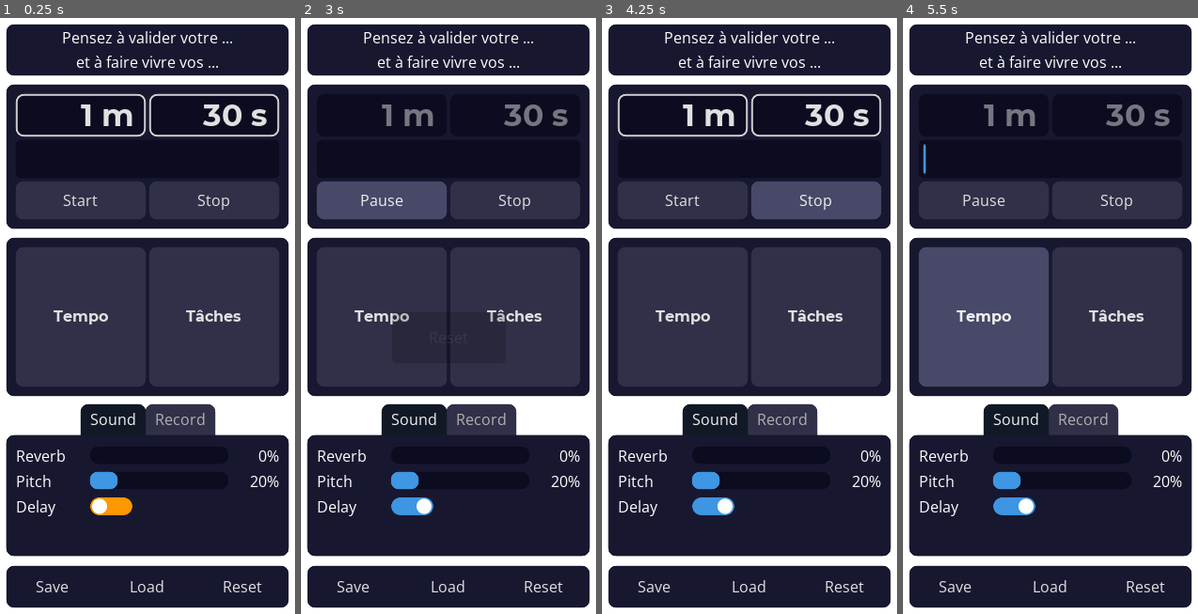
Above: before the commit, frames 1-4 (left to right).
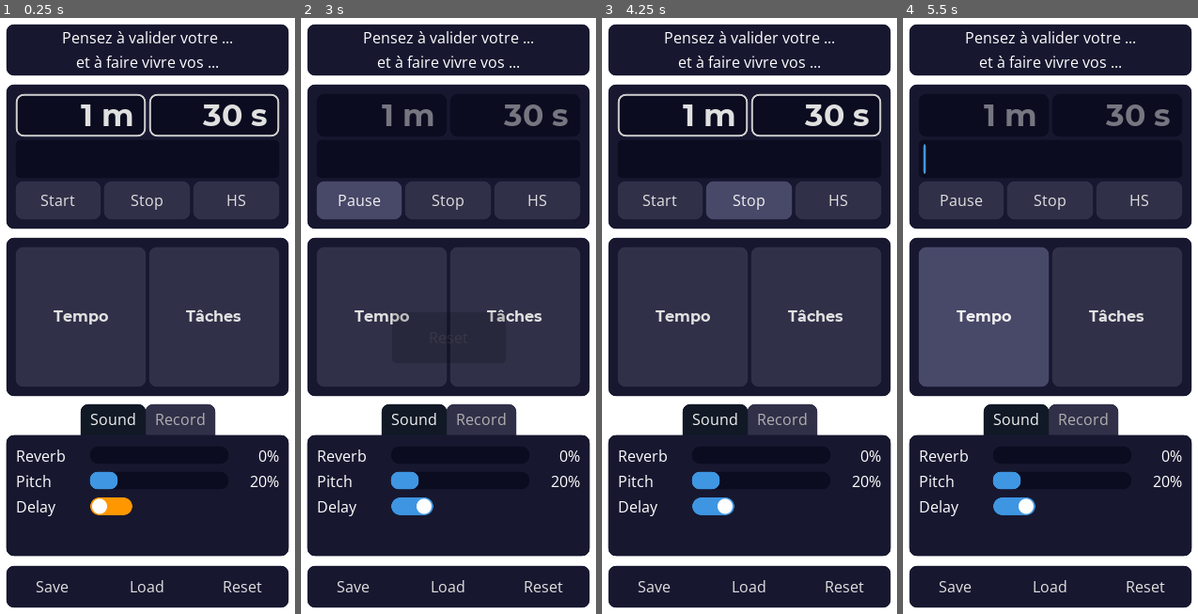
Above: after the commit, the same moments.

Repository: jferdelyi/TempoTaches
Game: Godot game, scene res://scenes/Main.tscn
The game is run twice, just before and just after one commit, with the same random seed, the same clock (stepped at 60 frames per second) and the same inputs. Sound files missing from this copy of the repository are replaced by a short silence.
Inputs (mouse positions are in pixels of both pictures, inside the frame that each line leads up to):
- Up to frame 1 (0.25 s): no input
- Up to frame 2 (3 s): click (537, 202) at 0.5 s, where only the run after the commit has a clickable "HS"; click "Reset" at 1.25 s; click (413, 506) at 2 s; click "Start" at 2.75 s
- Up to frame 3 (4.25 s): click "Stop" at 3.5 s
- Up to frame 4 (5.5 s): click "Start" at 4.25 s; click "Tempo" at 5 s

The runs differ from the first frame. In frame 1, 0.6% of the frame differs, in the area x 14-84%, y 27-34%; in frame 2, 1.4%; in frame 3, 3.1%, in the area x 14-95%, y 27-34%; in frame 4, 0.6%.

Commit message:
Add HS and clean a bit the chrono

Diff:
--- a/project.godot
+++ b/project.godot
@@ -33,6 +33,7 @@
 
 [audio]
 
+driver=""
 enable_audio_input=true
 
 [display]
@@ -80,6 +81,9 @@
 [rendering]
 
 quality/driver/driver_name="GLES2"
+vram_compression/import_s3tc=false
 vram_compression/import_etc=true
 vram_compression/import_etc2=false
+vram_compression/import_pvrtc=true
+gles2/compatibility/disable_half_float.iOS=false
 environment/default_environment="res://default_env.tres"
--- a/ressources/SaveLoad.gd
+++ b/ressources/SaveLoad.gd
@@ -26,6 +26,7 @@
 export var tempo_sound : AudioStream
 export var taches_sound : AudioStream
 export var temps_sound : AudioStream
+export var hs_sound : AudioStream
 
 
 # Save data (return error code)
--- a/scenes/Chrono.tscn
+++ b/scenes/Chrono.tscn
@@ -1,8 +1,9 @@
-[gd_scene load_steps=6 format=2]
+[gd_scene load_steps=7 format=2]
 
 [ext_resource path="res://assets/fonts/Montserrat-Bold.tres" type="DynamicFont" id=1]
 [ext_resource path="res://scripts/Chrono.gd" type="Script" id=2]
 [ext_resource path="res://assets/audio/PuDeTemps.wav" type="AudioStream" id=3]
+[ext_resource path="res://assets/audio/HS.wav" type="AudioStream" id=4]
 
 [sub_resource type="Theme" id=4]
 default_font = ExtResource( 1 )
@@ -74,22 +75,33 @@
 size_flags_vertical = 0
 
 [node name="StartPause" type="Button" parent="Container/Buttons"]
-margin_right = 148.0
+margin_right = 97.0
 margin_bottom = 40.0
 rect_min_size = Vector2( 0, 40 )
 size_flags_horizontal = 3
 text = "Start"
 
 [node name="Stop" type="Button" parent="Container/Buttons"]
-margin_left = 152.0
-margin_right = 300.0
+margin_left = 101.0
+margin_right = 198.0
 margin_bottom = 40.0
 rect_min_size = Vector2( 0, 40 )
 size_flags_horizontal = 3
 text = "Stop"
 
+[node name="HS" type="Button" parent="Container/Buttons"]
+margin_left = 202.0
+margin_right = 300.0
+margin_bottom = 40.0
+size_flags_horizontal = 3
+text = "HS"
+
 [node name="PuDeTemps" type="AudioStreamPlayer2D" parent="."]
 stream = ExtResource( 3 )
+bus = "Effects"
+
+[node name="HS" type="AudioStreamPlayer2D" parent="."]
+stream = ExtResource( 4 )
 bus = "Effects"
 
 [connection signal="time_out" from="." to="." method="_on_Chrono_time_out"]
@@ -97,4 +109,5 @@
 [connection signal="value_changed" from="Container/Time/Seconds" to="." method="_on_Seconds_value_changed"]
 [connection signal="pressed" from="Container/Buttons/StartPause" to="." method="_on_StartPause_pressed"]
 [connection signal="pressed" from="Container/Buttons/Stop" to="." method="_on_Stop_pressed"]
+[connection signal="pressed" from="Container/Buttons/HS" to="." method="_on_HS_pressed"]
 [connection signal="finished" from="PuDeTemps" to="." method="_on_PuDeTemps_finished"]
--- a/scenes/Main.tscn
+++ b/scenes/Main.tscn
@@ -13,6 +13,7 @@
 [ext_resource path="res://assets/audio/Taches.wav" type="AudioStream" id=11]
 [ext_resource path="res://assets/audio/Tempo.wav" type="AudioStream" id=12]
 [ext_resource path="res://assets/audio/PuDeTemps.wav" type="AudioStream" id=13]
+[ext_resource path="res://assets/audio/HS.wav" type="AudioStream" id=14]
 
 [sub_resource type="StyleBoxFlat" id=1]
 bg_color = Color( 1, 1, 1, 1 )
@@ -68,6 +69,8 @@
 margin_top = 33.0
 margin_right = 0.0
 margin_bottom = 0.0
+size_flags_horizontal = 3
+size_flags_vertical = 3
 
 [node name="RecordOptions" parent="Options" instance=ExtResource( 9 )]
 visible = false
@@ -78,15 +81,19 @@
 margin_top = 41.0
 margin_right = -4.0
 margin_bottom = -4.0
+size_flags_horizontal = 3
+size_flags_vertical = 3
 default_tempo_audio = ExtResource( 12 )
 default_taches_audio = ExtResource( 11 )
 default_temps_audio = ExtResource( 13 )
+default_hs_audio = ExtResource( 14 )
 
 [node name="Popup" parent="." instance=ExtResource( 7 )]
 
 [connection signal="load_pressed" from="SavePanel" to="." method="_on_SavePanel_load_pressed"]
 [connection signal="reset_pressed" from="SavePanel" to="." method="_on_SavePanel_reset_pressed"]
 [connection signal="save_pressed" from="SavePanel" to="." method="_on_SavePanel_save_pressed"]
+[connection signal="hs_sound_updated" from="Options/RecordOptions" to="." method="_on_RecordOptions_hs_sound_updated"]
 [connection signal="taches_sound_updated" from="Options/RecordOptions" to="." method="_on_RecordOptions_taches_sound_updated"]
 [connection signal="tempo_sound_updated" from="Options/RecordOptions" to="." method="_on_RecordOptions_tempo_sound_updated"]
 [connection signal="temps_sound_updated" from="Options/RecordOptions" to="." method="_on_RecordOptions_temps_sound_updated"]
--- a/scenes/Record.tscn
+++ b/scenes/Record.tscn
@@ -1,10 +1,8 @@
-[gd_scene load_steps=7 format=2]
+[gd_scene load_steps=5 format=2]
 
 [ext_resource path="res://scripts/Record.gd" type="Script" id=1]
 [ext_resource path="res://assets/ui/Play.png" type="Texture" id=2]
 [ext_resource path="res://assets/ui/Record.png" type="Texture" id=3]
-[ext_resource path="res://assets/audio/In.wav" type="AudioStream" id=4]
-[ext_resource path="res://assets/audio/Out.wav" type="AudioStream" id=5]
 
 [sub_resource type="AudioStreamMicrophone" id=1]
 
@@ -52,12 +50,6 @@
 autoplay = true
 bus = "Record"
 
-[node name="InAudio" type="AudioStreamPlayer" parent="."]
-stream = ExtResource( 4 )
-
-[node name="OutAudio" type="AudioStreamPlayer" parent="."]
-stream = ExtResource( 5 )
-
 [connection signal="button_down" from="Record" to="." method="_on_Record_button_down"]
 [connection signal="button_up" from="Record" to="." method="_on_Record_button_up"]
 [connection signal="pressed" from="Play" to="." method="_on_Play_pressed"]
--- a/scenes/SoundOptionsPanel.tscn
+++ b/scenes/SoundOptionsPanel.tscn
@@ -1,8 +1,7 @@
-[gd_scene load_steps=4 format=2]
+[gd_scene load_steps=3 format=2]
 
 [ext_resource path="res://scenes/Record.tscn" type="PackedScene" id=1]
 [ext_resource path="res://scripts/SoundOptionsPanel.gd" type="Script" id=2]
-[ext_resource path="res://theme.tres" type="Theme" id=3]
 
 [node name="SoundOptionsPanel" type="Panel"]
 anchor_left = 0.5
@@ -22,31 +21,38 @@
 margin_top = 10.0
 margin_right = -10.0
 margin_bottom = -10.0
-theme = ExtResource( 3 )
 
 [node name="Tempo" parent="UI" instance=ExtResource( 1 )]
 anchor_right = 0.0
 margin_right = 280.0
-margin_bottom = 23.0
 rect_pivot_offset = Vector2( -566, -251 )
 text = "Tempo"
 
 [node name="Taches" parent="UI" instance=ExtResource( 1 )]
 anchor_right = 0.0
-margin_top = 27.0
+margin_top = 24.0
 margin_right = 280.0
-margin_bottom = 50.0
+margin_bottom = 44.0
 rect_pivot_offset = Vector2( -566, -251 )
 text = "Tache"
 
 [node name="PuDeTemps" parent="UI" instance=ExtResource( 1 )]
 anchor_right = 0.0
-margin_top = 54.0
+margin_top = 48.0
 margin_right = 280.0
-margin_bottom = 77.0
+margin_bottom = 68.0
 rect_pivot_offset = Vector2( -566, -251 )
 text = "Temps"
+
+[node name="HS" parent="UI" instance=ExtResource( 1 )]
+anchor_right = 0.0
+margin_top = 72.0
+margin_right = 280.0
+margin_bottom = 92.0
+rect_pivot_offset = Vector2( -566, -251 )
+text = "HS"
 
 [connection signal="sound_updated" from="UI/Tempo" to="." method="_on_Tempo_sound_updated"]
 [connection signal="sound_updated" from="UI/Taches" to="." method="_on_Taches_sound_updated"]
 [connection signal="sound_updated" from="UI/PuDeTemps" to="." method="_on_PuDeTemps_sound_updated"]
+[connection signal="sound_updated" from="UI/HS" to="." method="_on_HS_sound_updated"]
--- a/scripts/Chrono.gd
+++ b/scripts/Chrono.gd
@@ -13,6 +13,7 @@
 onready var _seconds_spin_box : SpinBox = $Container/Time/Seconds
 onready var _progress : ProgressBar = $Container/ProgressBar
 onready var _pu_de_temps : AudioStreamPlayer2D = $PuDeTemps
+onready var _hs : AudioStreamPlayer2D = $HS
 onready var _start : Button = $Container/Buttons/StartPause
 
 var _active : bool = true
@@ -109,6 +110,10 @@
 	_pu_de_temps.play()
 
 
+func _on_HS_pressed() -> void:
+	_hs.play()
+
+
 # Compute inner time
 func _compute_inner_time() -> void:
 	_inner_time = _minutes_spin_box.value * 60
@@ -179,9 +184,17 @@
 	set_seconds(seconds)
 
 
-func set_sound(audio : AudioStream) -> void:
+func set_pu_de_temps_sound(audio : AudioStream) -> void:
 	_pu_de_temps.stream = audio
 
 
-func get_sound() -> AudioStream:
+func get_pu_de_temps_sound() -> AudioStream:
 	return _pu_de_temps.stream
+
+
+func set_hs_sound(audio : AudioStream) -> void:
+	_hs.stream = audio
+
+
+func get_hs_sound() -> AudioStream:
+	return _hs.stream
--- a/scripts/Main.gd
+++ b/scripts/Main.gd
@@ -25,14 +25,11 @@
 func _load_data() -> void:
 	var saved_data = SaveLoad.load_data()
 	if saved_data != null:
-		_save = saved_data
 		_reverb.set_value(saved_data.reverb_value)
 		_pitch.set_value(saved_data.pitch_value)
 		_delay.set_value(saved_data.delay_value)
 		_chrono.set_time(saved_data.minutes_value, saved_data.seconds_value)
-		_main.set_tempo_sound(_save.tempo_sound)
-		_main.set_taches_sound(_save.taches_sound)
-		_chrono.set_sound(_save.temps_sound)
+		_record_options.set_sounds(saved_data)
 		_chrono.init_time()
 
 
@@ -51,7 +48,8 @@
 	_save.seconds_value = _chrono.get_seconds()
 	_save.tempo_sound = _main.get_tempo_sound()
 	_save.taches_sound = _main.get_taches_sound()
-	_save.temps_sound = _chrono.get_sound()
+	_save.temps_sound = _chrono.get_pu_de_temps_sound()
+	_save.hs_sound = _chrono.get_hs_sound()
 	_save.save_data()
 	_chrono.init_time()
 	_popup.start("Saved")
@@ -63,6 +61,7 @@
 	_pitch.reset_value()
 	_delay.reset_value()
 	_chrono.reset_value()
+	_record_options.reset_value()
 	_popup.start("Reset")
 
 
@@ -75,4 +74,8 @@
 
 
 func _on_RecordOptions_temps_sound_updated(new_sound : AudioStream) -> void:
-	_chrono.set_sound(new_sound)
+	_chrono.set_pu_de_temps_sound(new_sound)
+
+
+func _on_RecordOptions_hs_sound_updated(new_sound : AudioStream) -> void:
+	_chrono.set_hs_sound(new_sound)
--- a/scripts/Record.gd
+++ b/scripts/Record.gd
@@ -4,7 +4,7 @@
 extends HBoxContainer
 
 
-signal sound_updated
+signal sound_updated(AudioStream)
 
 
 export(String, MULTILINE) onready var text setget set_text, get_text
@@ -19,8 +19,6 @@
 onready var _record : Button = $Record
 onready var _reset : Button = $Reset
 onready var _player : AudioStreamPlayer = $AudioStreamPlayer
-onready var _in : AudioStreamPlayer = $InAudio
-onready var _out : AudioStreamPlayer = $OutAudio
 
 
 func _ready():
@@ -44,23 +42,37 @@
 	return _player.stream
 
 
+func reset() -> void:
+	_on_Reset_pressed()
+
+
+func set_sound(audio : AudioStream) -> void:
+	_player.stream = audio
+	_recording = audio
+	emit_signal("sound_updated", _player.stream)
+
+
 func _on_Record_button_down() -> void:
 	_effect.set_recording_active(true)
-	_in.play()
+	var os_name = OS.get_name()
+	if os_name == "Android" or os_name == "iOS" or os_name == "HTML5":
+		Input.vibrate_handheld(50)
 
 
 func _on_Record_button_up() -> void:
 	_recording = _effect.get_recording()
 	_effect.set_recording_active(false)
 	_on_Play_pressed()
-	emit_signal("sound_updated")
-	_out.play()
+	emit_signal("sound_updated", _player.stream)
+	var os_name = OS.get_name()
+	if os_name == "Android" or os_name == "iOS" or os_name == "HTML5":
+		Input.vibrate_handheld(50)
 
 
 func _on_Reset_pressed() -> void:
 	_player.stream = default_audio
 	_recording = default_audio
-	emit_signal("sound_updated")
+	emit_signal("sound_updated", _player.stream)
 
 
 func _on_Play_pressed() -> void:
--- a/scripts/SoundOptionsPanel.gd
+++ b/scripts/SoundOptionsPanel.gd
@@ -4,31 +4,53 @@
 signal tempo_sound_updated(AudioStream)
 signal taches_sound_updated(AudioStream)
 signal temps_sound_updated(AudioStream)
+signal hs_sound_updated(AudioStream)
 
 
 export var default_tempo_audio : AudioStream
 export var default_taches_audio : AudioStream
 export var default_temps_audio : AudioStream
+export var default_hs_audio : AudioStream
 
 
-onready var tempo : HBoxContainer = $UI/Tempo
-onready var taches : HBoxContainer = $UI/Taches
-onready var temps : HBoxContainer = $UI/PuDeTemps
+onready var _tempo : HBoxContainer = $UI/Tempo
+onready var _taches : HBoxContainer = $UI/Taches
+onready var _temps : HBoxContainer = $UI/PuDeTemps
+onready var _hs : HBoxContainer = $UI/HS
 
 
 func _ready() -> void:
-	tempo.default_audio = default_tempo_audio
-	taches.default_audio = default_taches_audio
-	temps.default_audio = default_temps_audio
+	_tempo.default_audio = default_tempo_audio
+	_taches.default_audio = default_taches_audio
+	_temps.default_audio = default_temps_audio
+	_hs.default_audio = default_hs_audio
 
 
-func _on_Tempo_sound_updated() -> void:
-	emit_signal("tempo_sound_updated", tempo.get_sound())
+func _on_Tempo_sound_updated(audio : AudioStream) -> void:
+	emit_signal("tempo_sound_updated", audio)
 
 
-func _on_Taches_sound_updated() -> void:
-	emit_signal("taches_sound_updated", taches.get_sound())
+func _on_Taches_sound_updated(audio : AudioStream) -> void:
+	emit_signal("taches_sound_updated", audio)
 
 
-func _on_PuDeTemps_sound_updated() -> void:
-	emit_signal("temps_sound_updated", temps.get_sound())
+func _on_PuDeTemps_sound_updated(audio : AudioStream) -> void:
+	emit_signal("temps_sound_updated", audio)
+
+
+func _on_HS_sound_updated(audio : AudioStream) -> void:
+	emit_signal("hs_sound_updated", audio)
+
+
+func set_sounds(saved_data : Resource) -> void:
+	_tempo.set_sound(saved_data.tempo_sound)
+	_taches.set_sound(saved_data.taches_sound)
+	_temps.set_sound(saved_data.temps_sound)
+	_hs.set_sound(saved_data.hs_sound)
+
+
+func reset_value() -> void:
+	_tempo.reset()
+	_taches.reset()
+	_temps.reset()
+	_hs.reset()
Not shown, changed: assets/audio/HS.wav.import
Not shown, removed: assets/audio/In.wav.import
Not shown: 1 places in scenes/Main.tscn that only renumber resources
Not shown, added: assets/audio/HS.wav
Not shown, removed: assets/audio/In.wav
Not shown, removed: assets/audio/Out.wav
